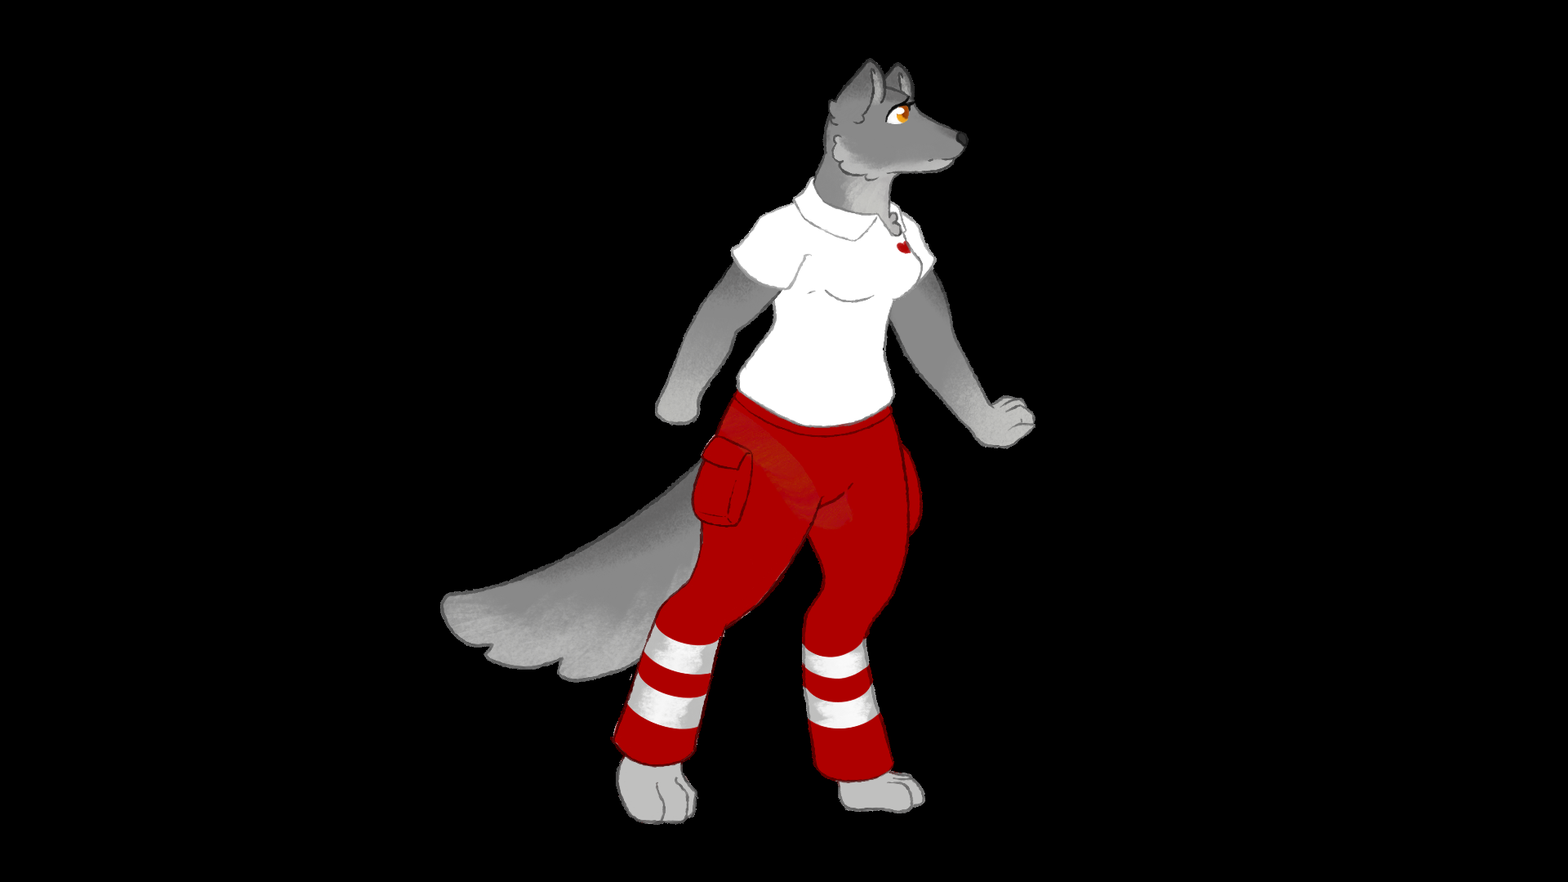
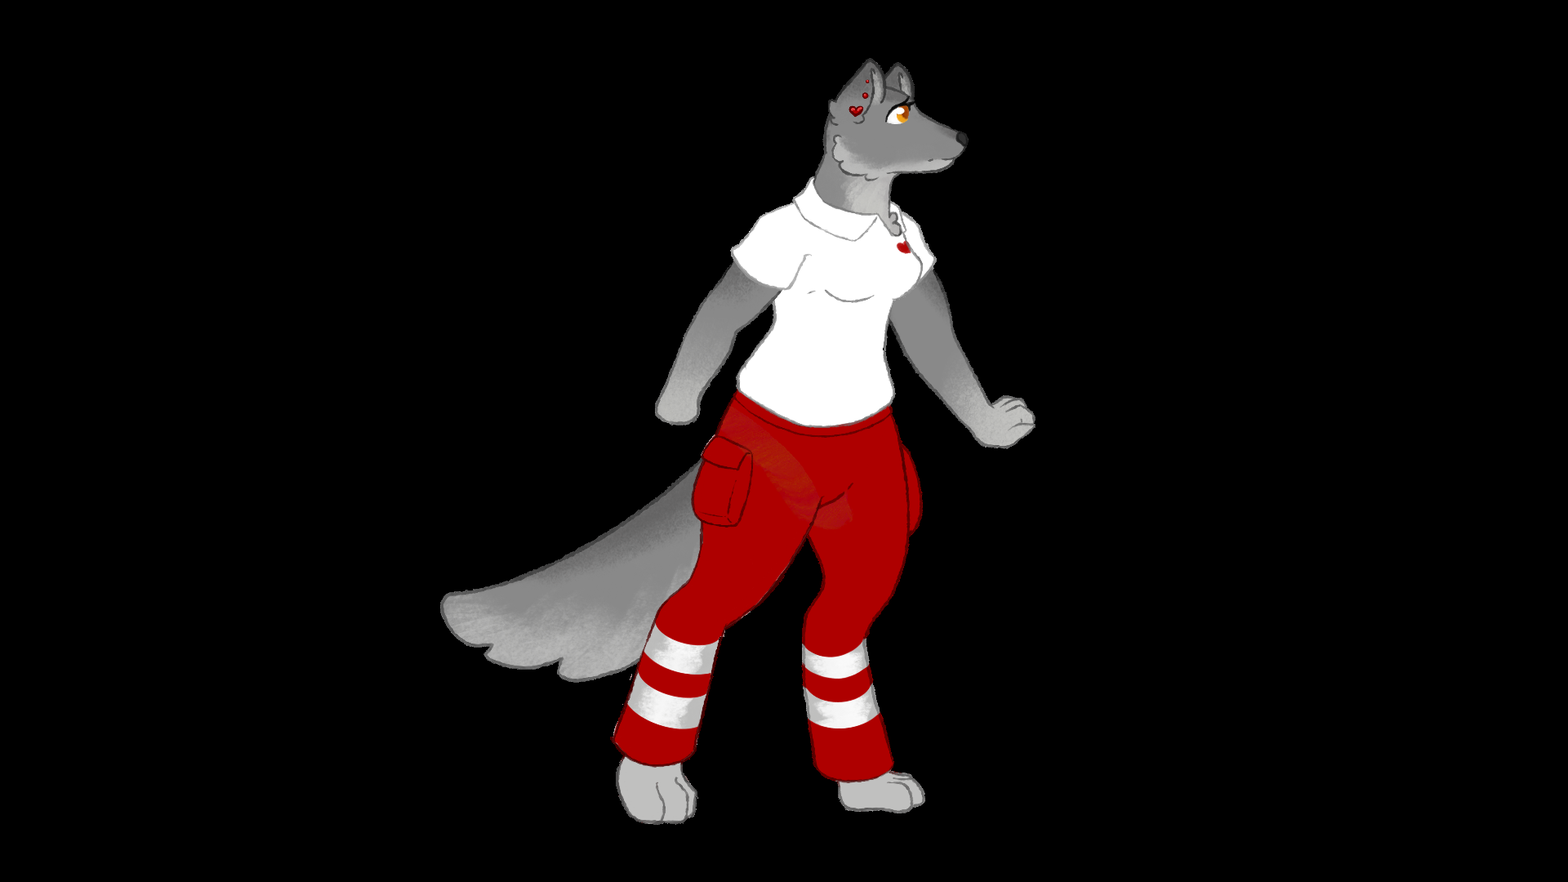
Layers edited between the first and the second 1568×882 image:
added layer "Ebene 28" (1st of 2, in "Ear R") in group "Ear R" over [848, 79, 870, 118]